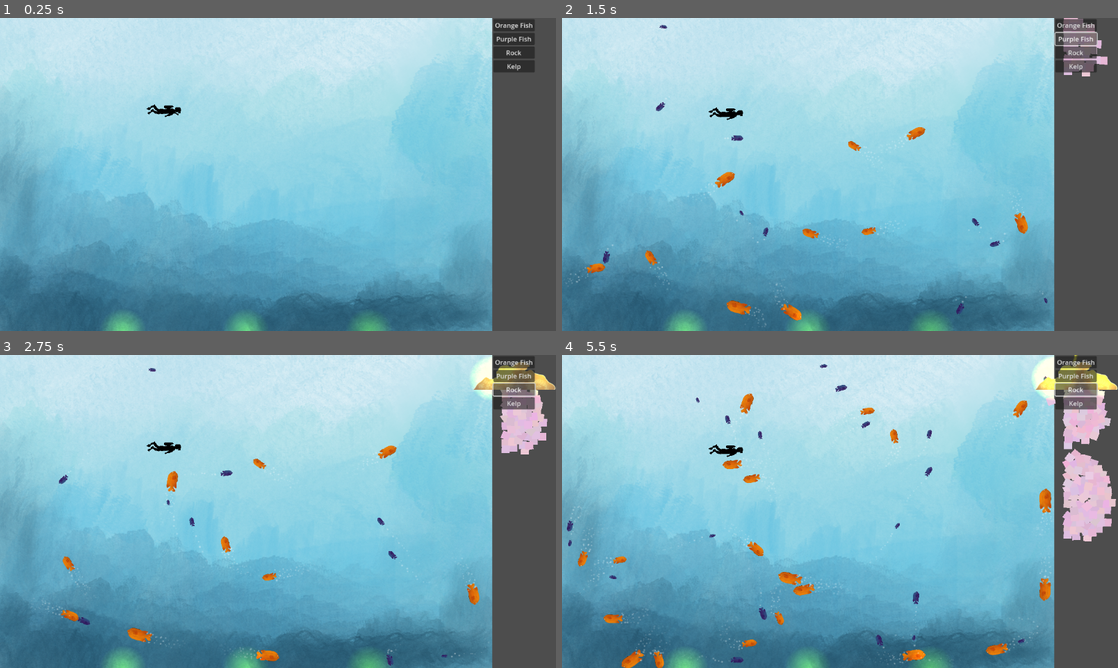
Above: before the commit, frames 1-4 (two rows, left to right).
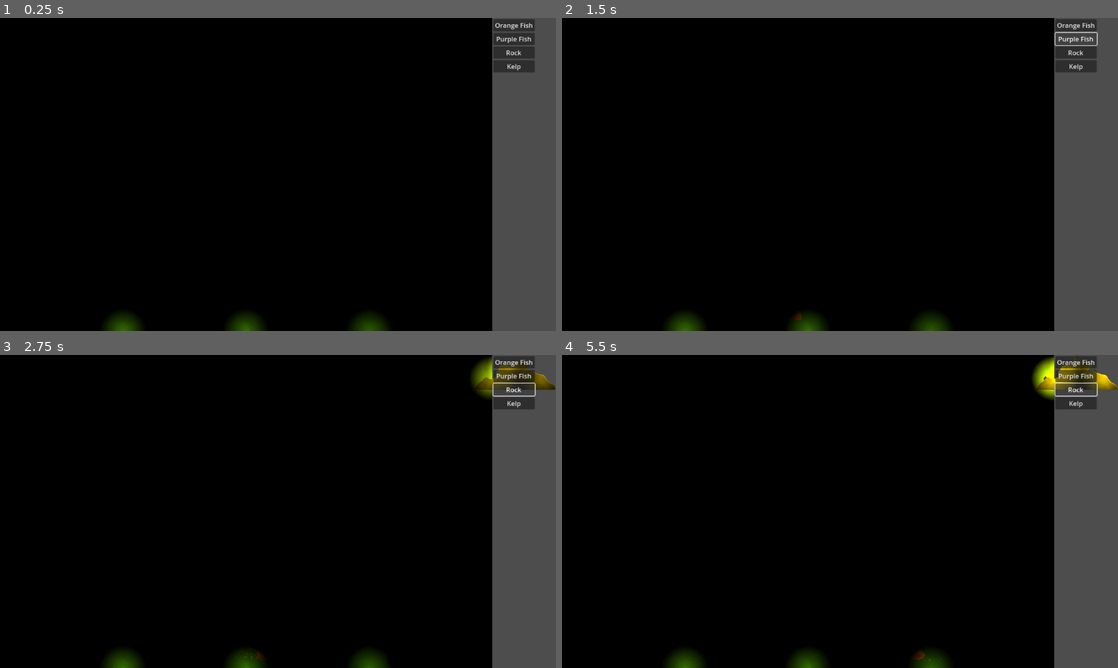
Above: after the commit, the same moments.

Repository: sbarton272/godot-aquarium
Game: Godot game, scene res://DragAndDropTank/drag_and_drop_tank.tscn
Two runs of this game, one before a commit and one after it. Both use one fixed random seed, a clock stepped at 60 frames per second and the inputs below.
Inputs:
- Up to frame 1 (0.25 s): no input
- Up to frame 2 (1.5 s): click "Orange Fish" at 0.5 s; click "Purple Fish" at 1.25 s
- Up to frame 3 (2.75 s): click "Rock" at 2 s
- Up to frame 4 (5.5 s): click "Kelp" at 2.75 s; click "Orange Fish" at 3.5 s; click "Purple Fish" at 4.25 s; click "Rock" at 5 s

The runs differ from the first frame. In frame 1, 89% of the frame differs, in the area x 0-89%, y 0-100%; in frame 2, 89%; in frame 3, 91%; in frame 4, 92%, in the area x 0-100%, y 0-100%.

Commit message:
nothing happened

Diff:
--- a/GodotAquariumProject1/DragAndDropTank/drag_and_drop_tank.tscn
+++ b/GodotAquariumProject1/DragAndDropTank/drag_and_drop_tank.tscn
@@ -23,12 +23,14 @@
 [node name="DragAndDropTank" type="Node2D"]
 
 [node name="CanvasModulate" type="CanvasModulate" parent="."]
+color = Color(0, 0, 0, 1)
 
 [node name="TankBackground" type="Sprite2D" parent="."]
 position = Vector2(600, 401)
 texture = ExtResource("1_lywwj")
 
 [node name="SubstrateCreator" parent="." instance=ExtResource("13_d3by5")]
+process_mode = 4
 position = Vector2(-4.64844, -0.984375)
 
 [node name="Camera2D" type="Camera2D" parent="."]
